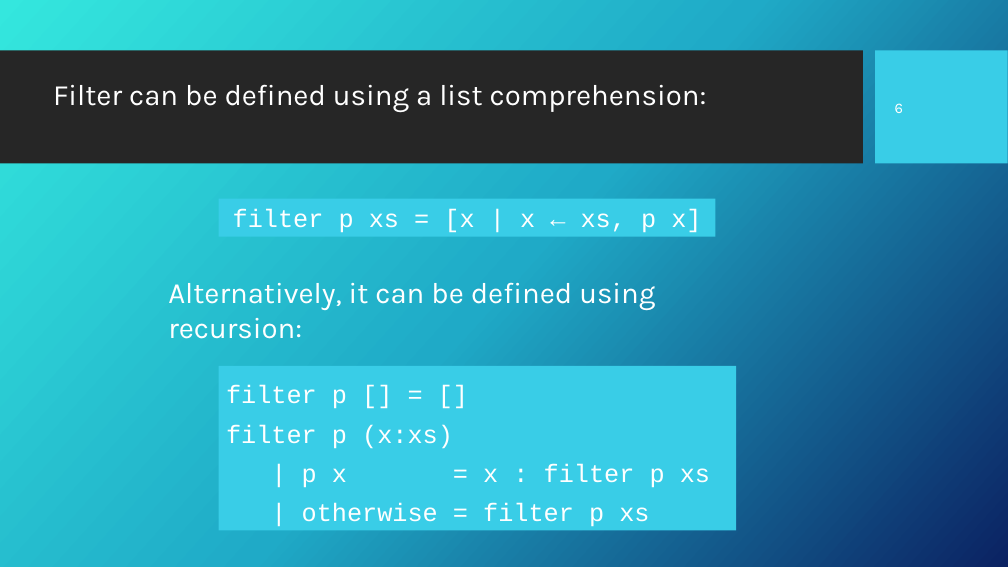
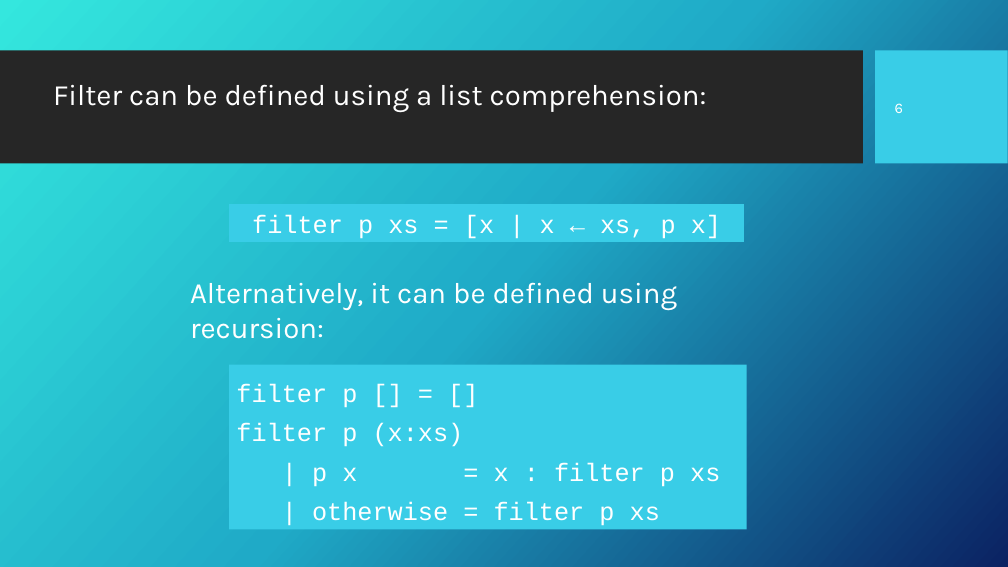
Before and after one commit to Fun-Prog-26/fun-prog-26, a slide deck: slide 7 of topic08-higher-order-functions/unit-08a-lectures/talk-1/a-higher-order-functions.pptx. Drawn at 1008x567 pixels with LibreOffice and Linux fonts; fonts in the diff are those of the drawing; background and template pictures are left out. Boxes give left, top, right and bottom in pixels: in the first picture for what was removed or moved away, otherwise in the second. Text is boxed around its words. In the diff, an @@ line names an element or a change of style, - is before the commit and + after.

```diff
--- a/topic08-higher-order-functions/unit-08a-lectures/talk-1/a-higher-order-functions.pptx
+++ b/topic08-higher-order-functions/unit-08a-lectures/talk-1/a-higher-order-functions.pptx
@@ rectangle "filter p xs = [x ...": place and size @@
-rectangle "filter p xs = [x ..." at (219,199,715,237)
+rectangle "filter p xs = [x ..." at (229,204,744,242)
@@ text "Alternatively, it can be defined ...": place and size @@
-text "Alternatively, it can be defined ..." at (168,282,655,339)
+text "Alternatively, it can be defined ..." at (190,282,677,339)
@@ rectangle "filter p [] = []": place and size @@
-rectangle "filter p [] = []" at (219,366,737,531)
+rectangle "filter p [] = []" at (229,364,747,529)
```
Also in this commit, not shown: 5 other slides changed, 38 other files.
